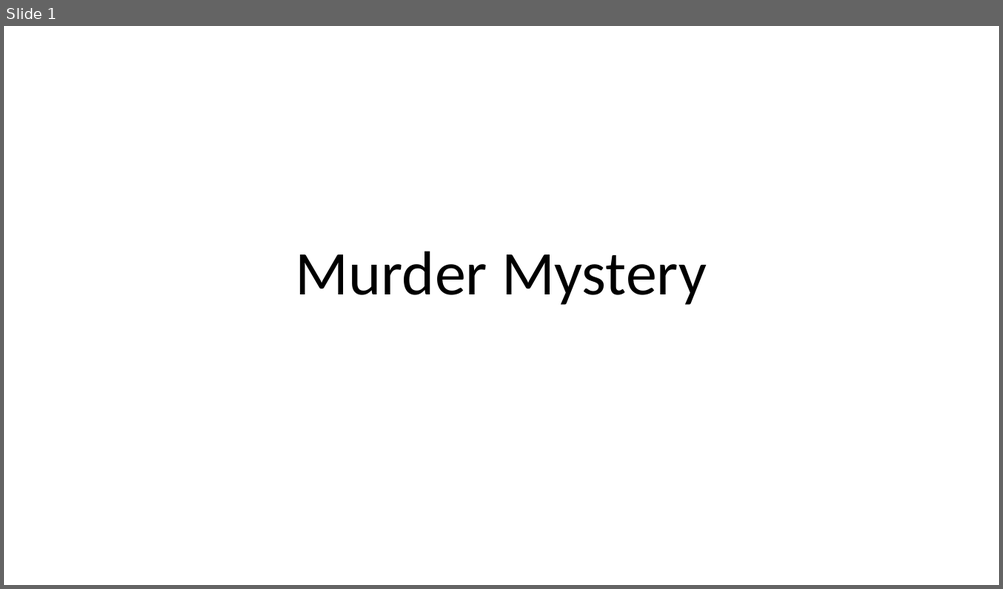
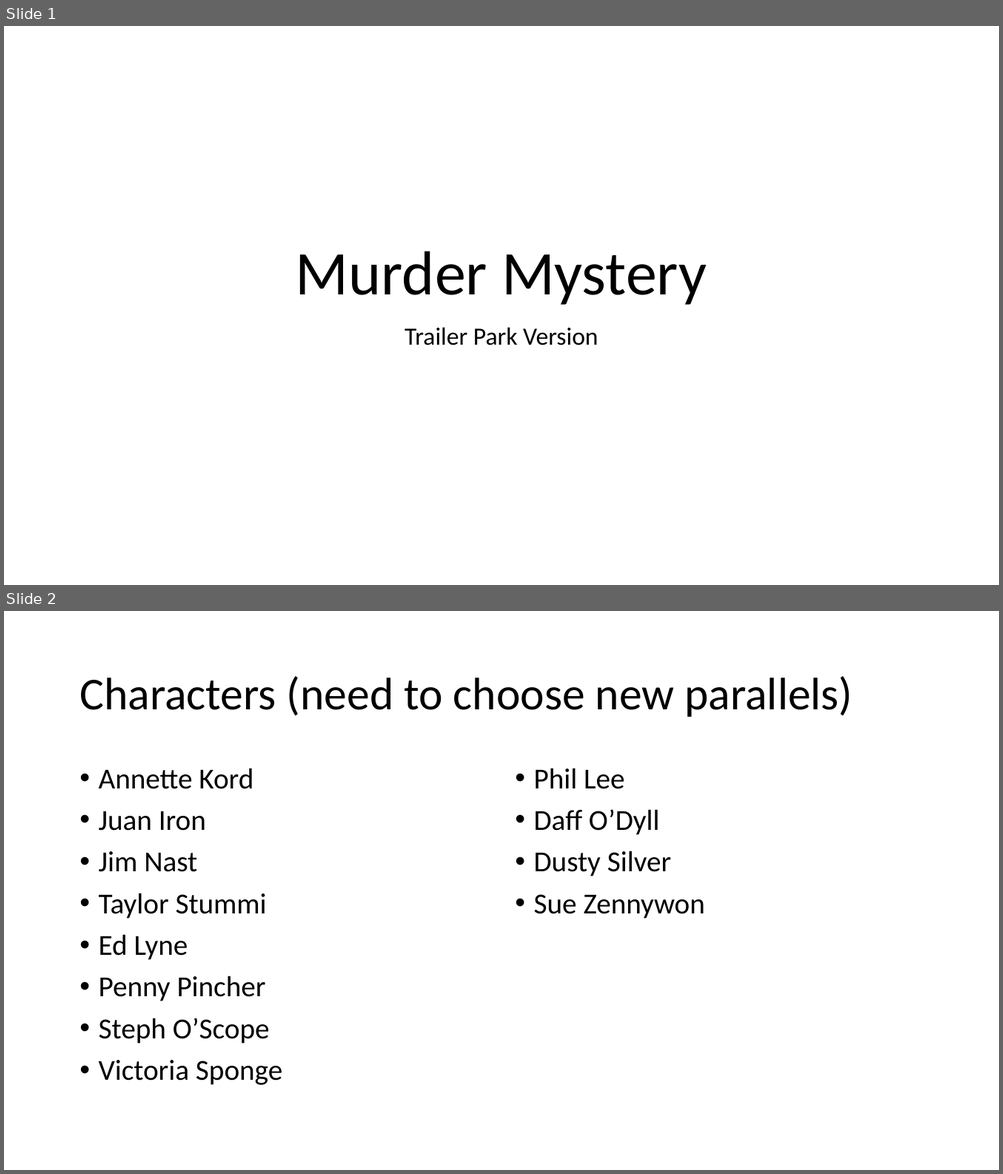
Before and after one commit to jdellamag/murder-mystery, a slide deck: Murder Mystery v1.pptx. Shown one above the other, each under a label of ours: slide 1 before the commit, slides 1 and 2 after it. The pictures are 1003x589 and 1003x1174 pixels, drawn with LibreOffice and Linux fonts; fonts in the diff are those of the drawing. Boxes give left, top, right and bottom in pixels: in the first picture for what was removed or moved away, otherwise in the second. Text is boxed around its words. In the diff, an @@ line names an element or a change of style, - is before the commit and + after.

```diff
--- a/Murder Mystery v1.pptx
+++ b/Murder Mystery v1.pptx
@@ slide 2 added at box(4, 611, 999, 1170), background #FFFFFF @@
@@ title added at box(79, 676, 852, 717), 44 pt, text #000000 @@
+Characters (need to choose new parallels)
@@ text added at box(99, 768, 282, 1085), 28 pt, text #000000 @@
+• Annette Kord
+• Juan Iron
+• Jim Nast
+• Taylor Stummi
+• Ed Lyne
+• Penny Pincher
+• Steph O’Scope
+• Victoria Sponge
@@ text added at box(534, 768, 705, 919), 28 pt, text #000000 @@
+• Phil Lee
+• Daff O’Dyll
+• Dusty Silver
+• Sue Zennywon
@@ slide 1 changed as well @@
@@ subtitle added at box(404, 327, 597, 346), 24 pt, text #000000 @@
+Trailer Park Version
```
Also in this commit, not shown: 2 other slides added.
